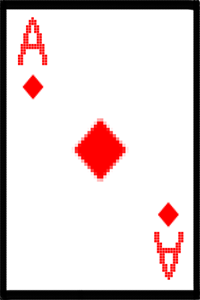
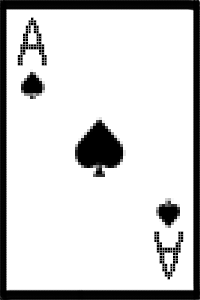
Revision of a layered 200x300 image; what changed, layer by layer:
hid "ace" over [6, 8, 194, 291]
added layer "图层 6" above "黑桃" over [6, 8, 194, 291]
added group "黑桃" with 3 layers above "图层 5" over [21, 69, 180, 228]
added layer "♠ 拷贝 2" in group "黑桃" over [156, 198, 180, 228]
added layer "♠ 拷贝" in group "黑桃" over [21, 69, 45, 99]
added layer "♠" in group "黑桃" over [75, 117, 126, 177]
added group "黑" with 2 layers above "红" over [17, 17, 184, 280]
added layer "A" (1st of 4, in "黑") in group "黑" over [154, 231, 184, 280]
added layer "A" (2nd of 4, in "黑") in group "黑" over [17, 17, 47, 66]
renamed "A 拷贝" to "A", moved it into group "红" over [154, 231, 184, 280]
moved "A" (4th of 4, in "红") into group "红" over [17, 17, 47, 66]
moved "♦ 拷贝 2" into group "方块" over [157, 202, 180, 228]
moved "♦" into group "方块" over [71, 118, 129, 182]
moved "♦ 拷贝" into group "方块" over [22, 74, 45, 100]
